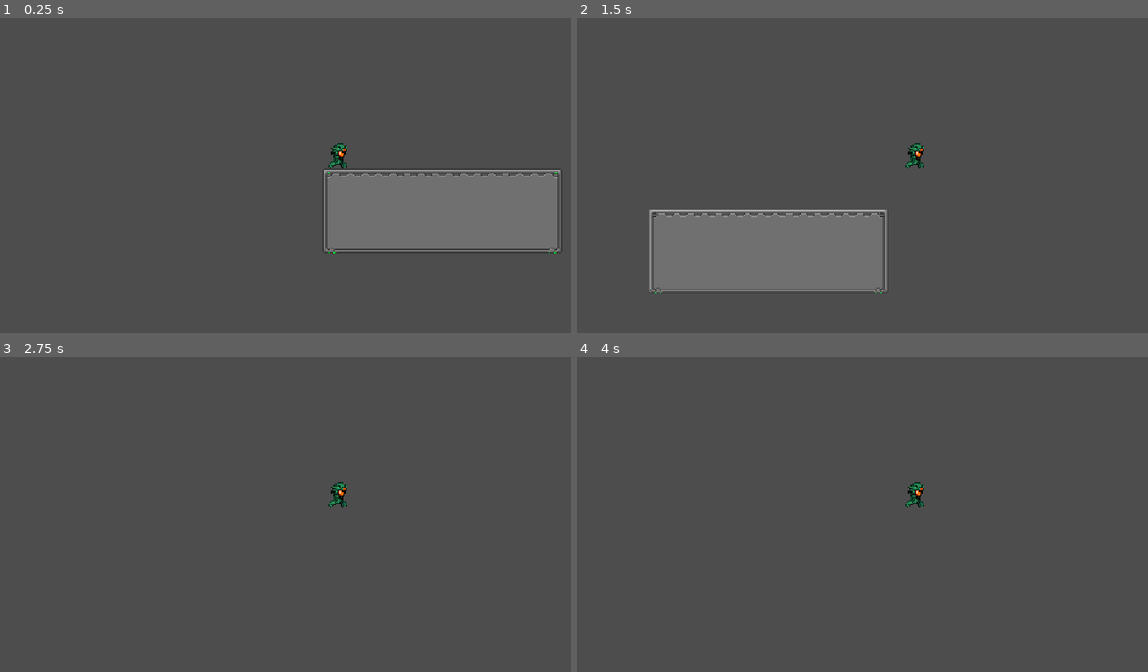
Above: before the commit, frames 1-4 (two rows, left to right).
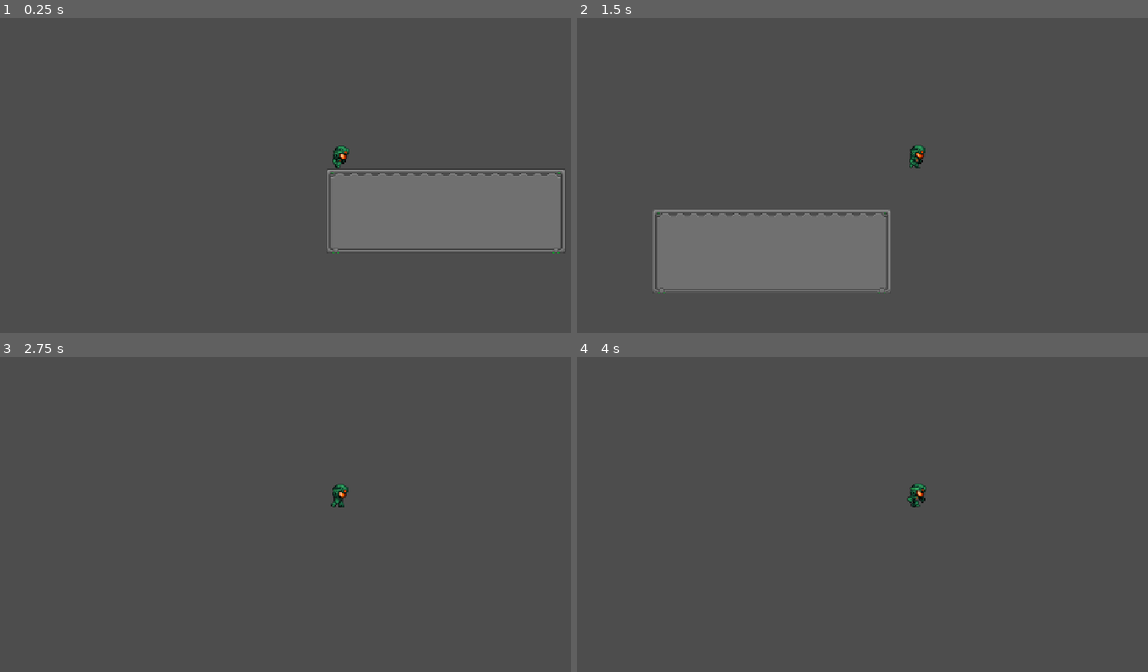
Above: after the commit, the same moments.

Repository: abdullahrasalkar/astra
Game: Godot game, scene res://scenes/level_1.tscn
The game is run twice, just before and just after one commit, with the same random seed, the same clock (stepped at 60 frames per second) and the same inputs.
Inputs:
- Up to frame 1 (0.25 s): no input
- Up to frame 2 (1.5 s): tap Enter (ui_accept) at 0.5, 0.6, 0.77, 1.07, 1.35 s; hold Right (ui_right) from 0.53 s (still down)
- Up to frame 3 (2.75 s): tap Enter (ui_accept) at 1.52, 1.82, 2.1 s; release Right (ui_right) at 2.03 s; hold Left (ui_left) from 2.03 s (still down)
- Up to frame 4 (4 s): release Left (ui_left) at 2.78 s; hold Right (ui_right) from 2.78 s (still down); tap Enter (ui_accept) at 2.85, 3.02, 3.32, 3.5, 3.6, 3.77 s

The runs differ from the first frame. In frame 1, 0.8% of the frame differs, in the area x 56-99%, y 39-75%; in frame 2, 1.3%, in the area x 12-62%, y 39-88%; in frame 3, 0.2%; in frame 4, 0.2%.

Commit message:
ui

Diff:
--- a/project.godot
+++ b/project.godot
@@ -20,23 +20,12 @@
 window/stretch/mode="canvas_items"
 window/stretch/aspect="expand"
 
-[input]
-
-ui_accept={
-"deadzone": 0.5,
-"events": [Object(InputEventKey,"resource_local_to_scene":false,"resource_name":"","device":16,"window_id":0,"alt_pressed":false,"shift_pressed":false,"ctrl_pressed":false,"meta_pressed":false,"pressed":false,"keycode":4194309,"physical_keycode":0,"key_label":0,"unicode":0,"location":0,"echo":false,"script":null)
-, Object(InputEventKey,"resource_local_to_scene":false,"resource_name":"","device":16,"window_id":0,"alt_pressed":false,"shift_pressed":false,"ctrl_pressed":false,"meta_pressed":false,"pressed":false,"keycode":4194310,"physical_keycode":0,"key_label":0,"unicode":0,"location":0,"echo":false,"script":null)
-, Object(InputEventKey,"resource_local_to_scene":false,"resource_name":"","device":-1,"window_id":0,"alt_pressed":false,"shift_pressed":false,"ctrl_pressed":false,"meta_pressed":false,"pressed":false,"keycode":32,"physical_keycode":0,"key_label":0,"unicode":32,"location":0,"echo":false,"script":null)
-]
-}
-
 [physics]
 
 3d/physics_engine="Jolt Physics"
 
 [rendering]
 
-textures/canvas_textures/default_texture_filter=0
 rendering_device/driver.windows="d3d12"
 renderer/rendering_method="gl_compatibility"
 renderer/rendering_method.mobile="gl_compatibility"
--- a/scenes/level_1.tscn
+++ b/scenes/level_1.tscn
@@ -220,4 +220,4 @@
 layer_0/tile_data = PackedInt32Array(0, 393216, 21, 1, 458752, 21, 2, 458752, 21, 3, 458752, 21, 4, 458752, 21, 5, 4587 …(1862 unchanged characters)…
 
 [node name="Player" parent="." unique_id=714725692 instance=ExtResource("2_bswci")]
-position = Vector2(18, -4)
+position = Vector2(14, 0)
--- /dev/null
+++ b/scenes/player.gd
@@ -0,0 +1,25 @@
+extends CharacterBody2D
+
+
+const SPEED = 300.0
+const JUMP_VELOCITY = -400.0
+
+
+func _physics_process(delta: float) -> void:
+	# Add the gravity.
+	if not is_on_floor():
+		velocity += get_gravity() * delta
+
+	# Handle jump.
+	if Input.is_action_just_pressed("ui_accept") and is_on_floor():
+		velocity.y = JUMP_VELOCITY
+
+	# Get the input direction and handle the movement/deceleration.
+	# As good practice, you should replace UI actions with custom gameplay actions.
+	var direction := Input.get_axis("ui_left", "ui_right")
+	if direction:
+		velocity.x = direction * SPEED
+	else:
+		velocity.x = move_toward(velocity.x, 0, SPEED)
+
+	move_and_slide()
--- a/scenes/player.tscn
+++ b/scenes/player.tscn
@@ -80,7 +80,9 @@
 [node name="AnimatedSprite2D" type="AnimatedSprite2D" parent="." unique_id=603886234]
 position = Vector2(0, -16)
 sprite_frames = SubResource("SpriteFrames_mq1ta")
-frame_progress = 0.5918208
+autoplay = "default"
+frame = 3
+frame_progress = 0.8559146
 
 [node name="Camera2D" type="Camera2D" parent="." unique_id=1110628927]
 zoom = Vector2(1.5, 1.5)
Not shown, added: scenes/player.gd.uid
